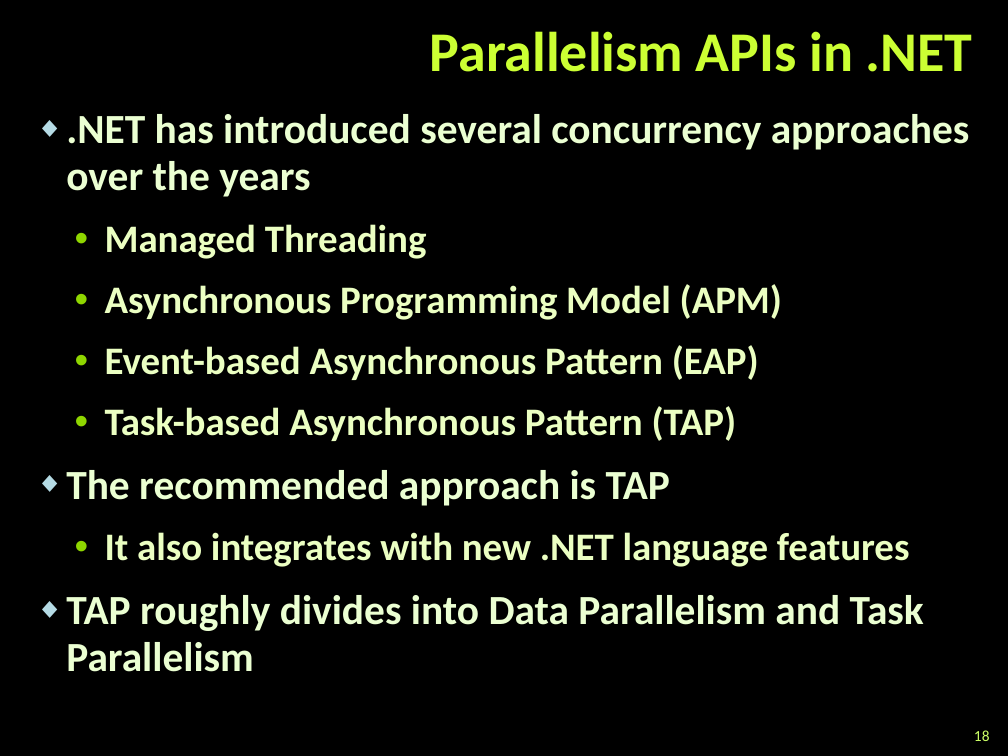
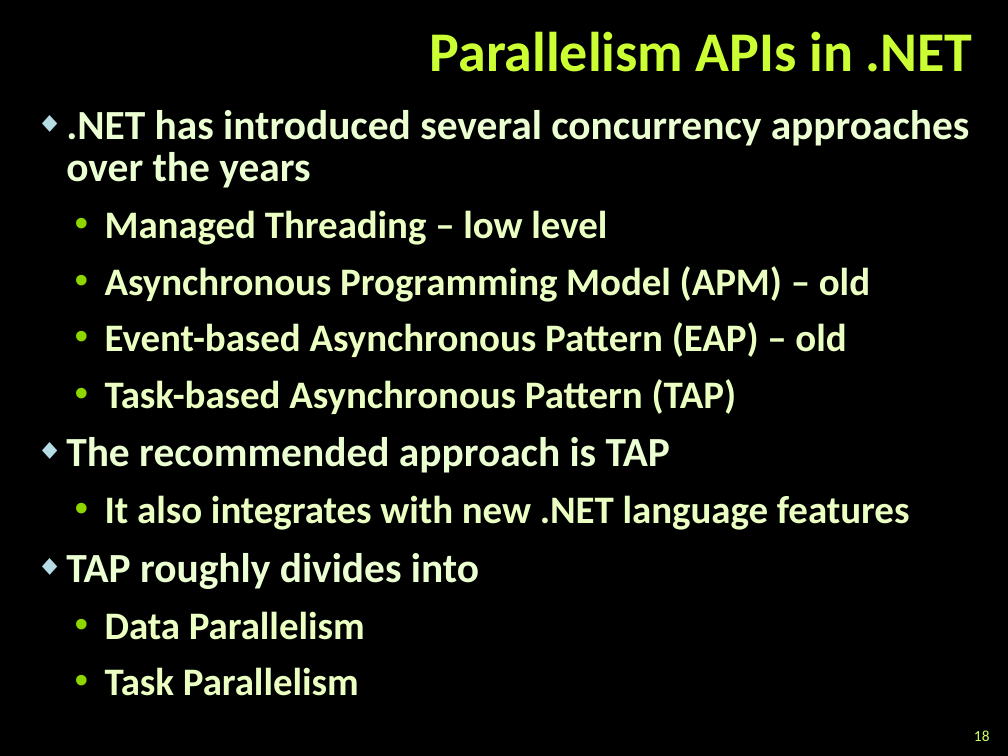
Before and after one commit to TelerikAcademy/Windows-Applications, a slide deck: slide 18 of 14. Asynchronous-Programming-in-CSharp/Asynchronous Programming in CSharp.pptx. Drawn at 1008x756 pixels with LibreOffice and Linux fonts; fonts in the diff are those of the drawing; background and template pictures are left out. Boxes give left, top, right and bottom in pixels: in the first picture for what was removed or moved away, otherwise in the second. Text is boxed around its words. In the diff, an @@ line names an element or a change of style, - is before the commit and + after.

Commit message:
Finished demos and presentation for 14. Asynchronous-Programming-in-CSharp

```diff
--- a/14. Asynchronous-Programming-in-CSharp/Asynchronous Programming in CSharp.pptx
+++ b/14. Asynchronous-Programming-in-CSharp/Asynchronous Programming in CSharp.pptx
@@ text at box(66, 110, 970, 530): line spacing 0.95 to 0.85 @@
@@ text at box(105, 210, 870, 357): text changed @@
-  • Managed Threading
-  • Asynchronous Programming Model (APM)
-  • Event-based Asynchronous Pattern (EAP)
+  • Managed Threading – low level
+  • Asynchronous Programming Model (APM) – old
+  • Event-based Asynchronous Pattern (EAP) – old
@@ text at box(66, 553, 479, 696): text changed; size 29.6 to 27.8 pt; text colour #EBFFD2 to #EBFFC2 @@
-◆ TAP roughly divides into Data Parallelism and Task Parallelism
+◆ TAP roughly divides into
+  • Data Parallelism
+  • Task Parallelism
```
Also in this commit, not shown: 34 other slides changed, 3 slides removed, 35 other files.
